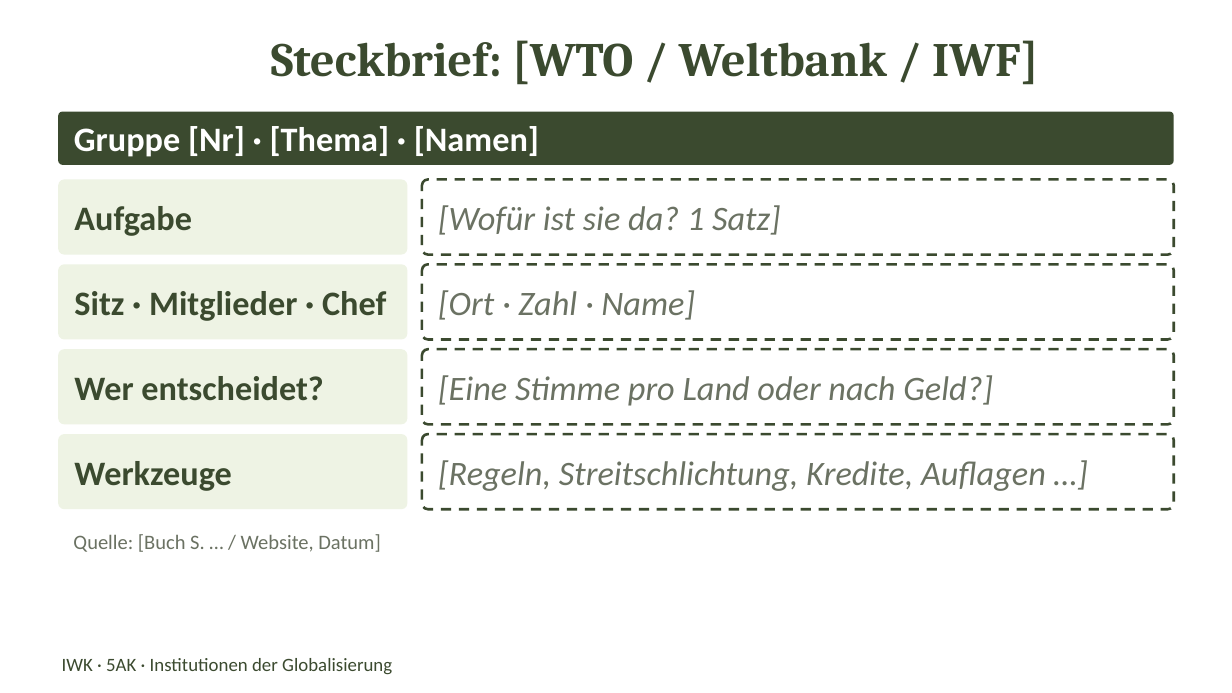
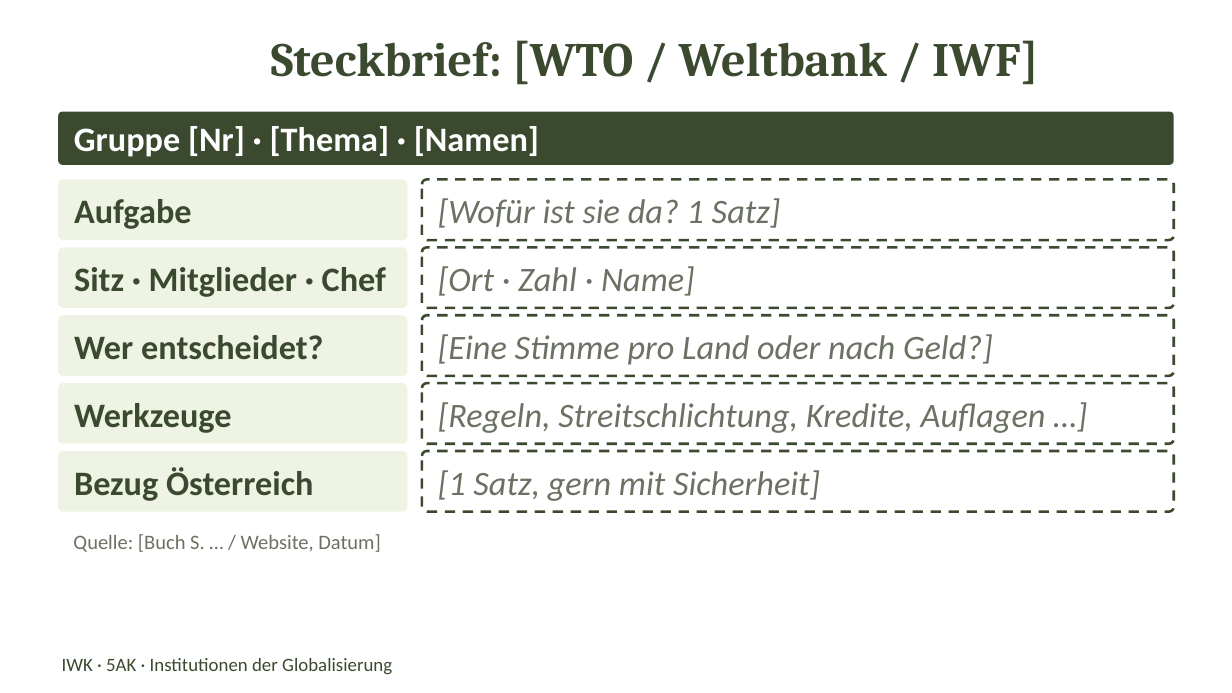
Before and after one commit to stephanholzer12/unterricht, a slide deck: slide 2 of 5ak-iwk/k2-2-institutionen/Folienvorlage-Gruppen.pptx. Drawn at 1232x693 pixels with LibreOffice and Linux fonts; fonts in the diff are those of the drawing; background and template pictures are left out. Boxes give left, top, right and bottom in pixels: in the first picture for what was removed or moved away, otherwise in the second. Text is boxed around its words. In the diff, an @@ line names an element or a change of style, - is before the commit and + after.

```diff
--- a/5ak-iwk/k2-2-institutionen/Folienvorlage-Gruppen.pptx
+++ b/5ak-iwk/k2-2-institutionen/Folienvorlage-Gruppen.pptx
@@ rounded rectangle "Aufgabe": place and size @@
-rounded rectangle "Aufgabe" at (58,180,407,255)
+rounded rectangle "Aufgabe" at (58,180,407,240)
@@ rounded rectangle "[Wofür ist sie da? 1 ...": place and size @@
-rounded rectangle "[Wofür ist sie da? 1 ..." at (423,180,1174,255)
+rounded rectangle "[Wofür ist sie da? 1 ..." at (423,180,1174,240)
@@ rounded rectangle "Sitz · Mitglieder · Chef": place and size @@
-rounded rectangle "Sitz · Mitglieder · Chef" at (58,265,407,340)
+rounded rectangle "Sitz · Mitglieder · Chef" at (58,248,407,308)
@@ rounded rectangle "[Ort · Zahl · Name]": place and size @@
-rounded rectangle "[Ort · Zahl · Name]" at (423,265,1174,340)
+rounded rectangle "[Ort · Zahl · Name]" at (423,248,1174,308)
@@ rounded rectangle "Wer entscheidet?": place and size @@
-rounded rectangle "Wer entscheidet?" at (58,349,407,424)
+rounded rectangle "Wer entscheidet?" at (58,315,407,376)
@@ rounded rectangle "[Eine Stimme pro Land oder ...": place and size @@
-rounded rectangle "[Eine Stimme pro Land oder ..." at (423,349,1174,424)
+rounded rectangle "[Eine Stimme pro Land oder ..." at (423,315,1174,376)
@@ rounded rectangle "Werkzeuge": place and size @@
-rounded rectangle "Werkzeuge" at (58,434,407,509)
+rounded rectangle "Werkzeuge" at (58,383,407,444)
@@ rounded rectangle "[Regeln, Streitschlichtung, Kredite, Auflagen …]": place and size @@
-rounded rectangle "[Regeln, Streitschlichtung, Kredite, Auflagen …]" at (423,434,1174,509)
+rounded rectangle "[Regeln, Streitschlichtung, Kredite, Auflagen …]" at (423,383,1174,444)
@@ rounded rectangle added at (58,451,407,511), fill #EEF3E4, 20 pt, text #3B4A2F, bold @@
+Bezug Österreich
@@ rounded rectangle added at (423,451,1174,511), outline #3B4A2F 1.5 pt dashed, 20 pt, text #6B7263, italic @@
+[1 Satz, gern mit Sicherheit]
```
Also in this commit, not shown: 2 other slides changed, 7 other files.
